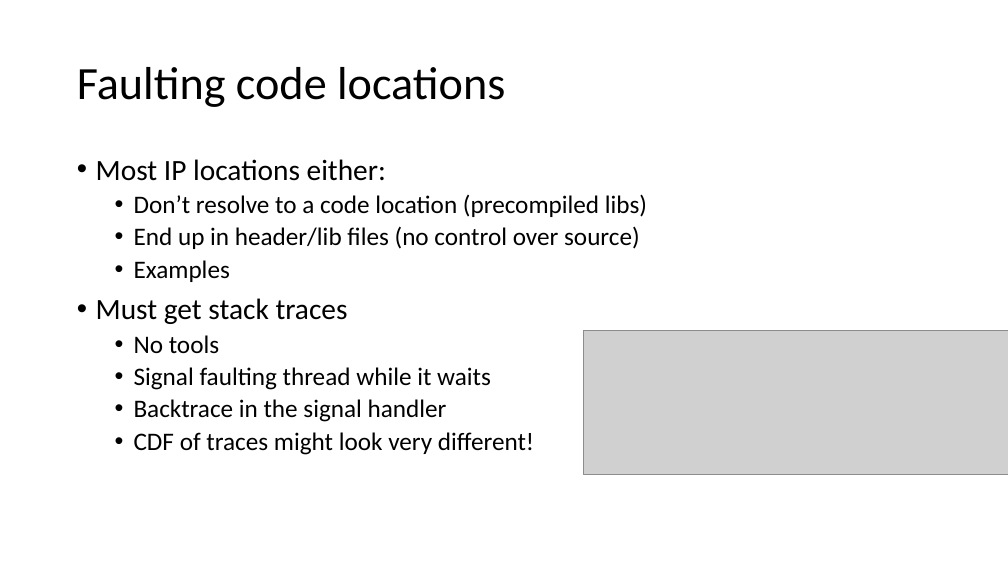
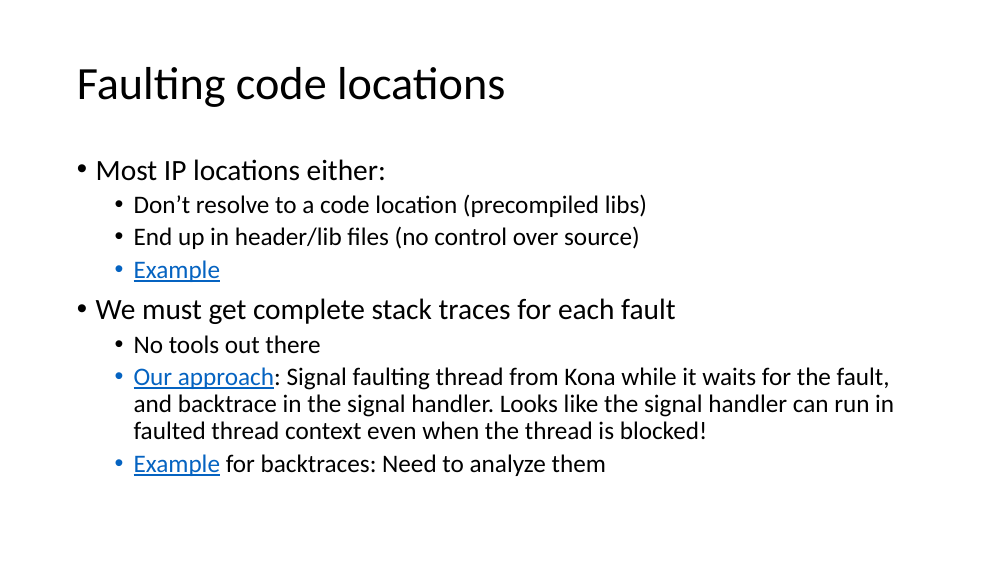
Before and after one commit to eden-farmem/eden-all, a slide deck: slide 11 of doc/weekly/2022-10-10.pptx. Drawn at 1008x567 pixels with LibreOffice and Linux fonts; fonts in the diff are those of the drawing; grey boxes stand for pictures. Boxes give left, top, right and bottom in pixels: in the first picture for what was removed or moved away, otherwise in the second. Text is boxed around its words. In the diff, an @@ line names an element or a change of style, - is before the commit and + after.

Commit message:
slides

```diff
--- a/doc/weekly/2022-10-10.pptx
+++ b/doc/weekly/2022-10-10.pptx
@@ text at (96,260,894,476): text changed @@
-  • Examples
-• Must get stack traces
-  • No tools
-  • Signal faulting thread while it waits
-  • Backtrace in the signal handler
-  • CDF of traces might look very different!
+  • Example
+• We must get complete stack traces for each fault
+  • No tools out there
+  • Our approach: Signal faulting thread from Kona while it waits for the fault, and backtrace in the signal handler. Looks like the signal handler can run in faulted thread context even when the thread is blocked!
+  • Example for backtraces: Need to analyze them
@@ picture removed at (584,331,1008,475) @@
```
Also in this commit, not shown: 2 other slides changed, 1 slide added, 2 slides removed.
